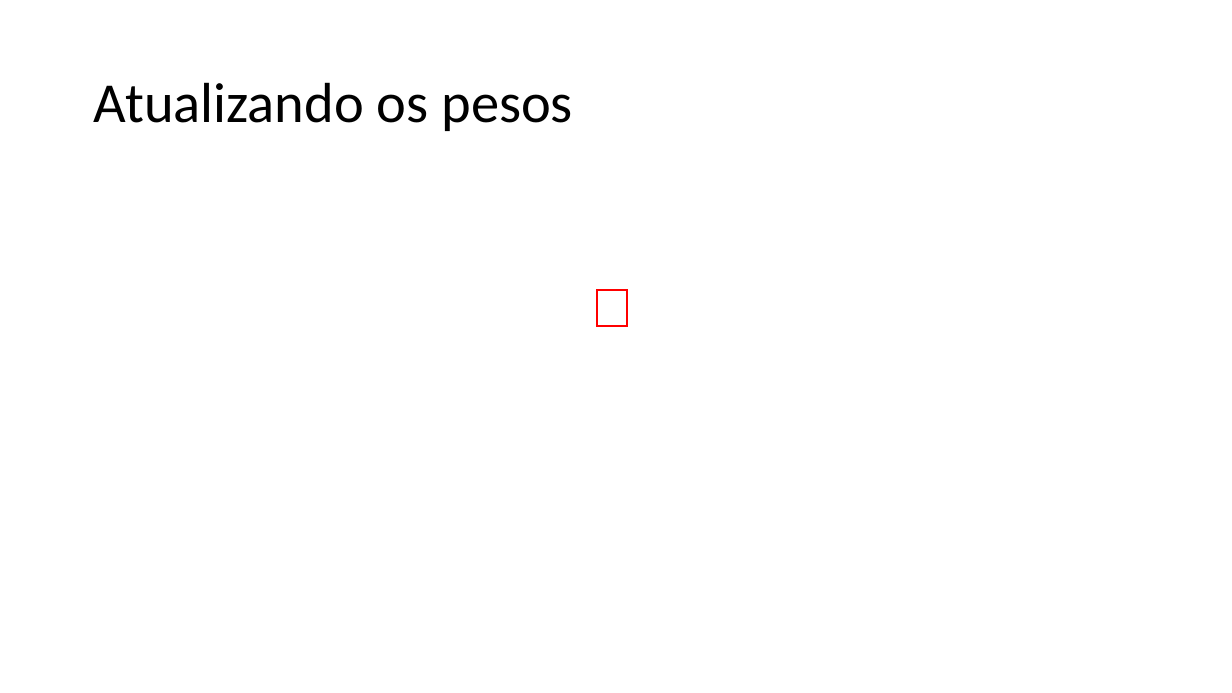
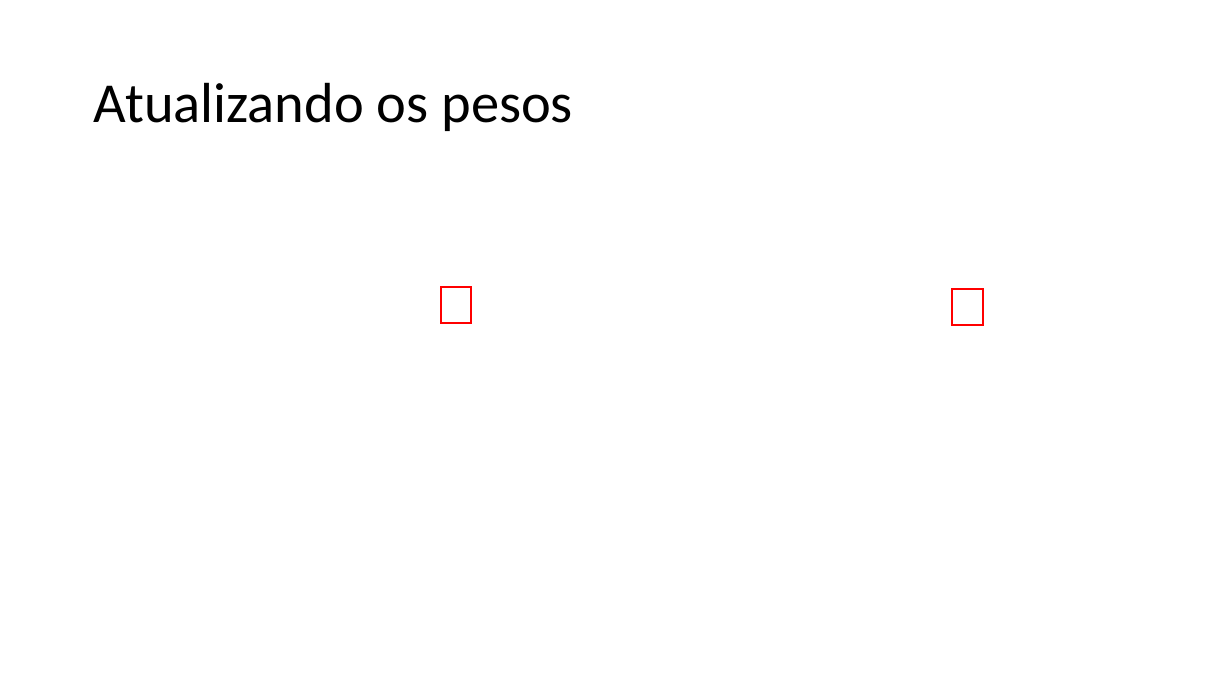
Before and after one commit to zz4fap/t319_aprendizado_de_maquina, a slide deck: slide 26 of slides/T319_Regressão_Linear (Parte II).pptx. Drawn at 1232x693 pixels with LibreOffice and Linux fonts; fonts in the diff are those of the drawing; grey boxes stand for pictures. Boxes give left, top, right and bottom in pixels: in the first picture for what was removed or moved away, otherwise in the second. Text is boxed around its words. In the diff, an @@ line names an element or a change of style, - is before the commit and + after.

```diff
--- a/slides/T319_Regressão_Linear (Parte II).pptx
+++ b/slides/T319_Regressão_Linear (Parte II).pptx
@@ rectangle: place and size @@
-rectangle at box(597, 290, 628, 326)
+rectangle at box(441, 287, 471, 323)
@@ rectangle added at box(953, 288, 983, 324), outline #FF0000 1.5 pt @@
```
Also in this commit, not shown: 6 other slides changed, 1 slide added, 3 other files.
